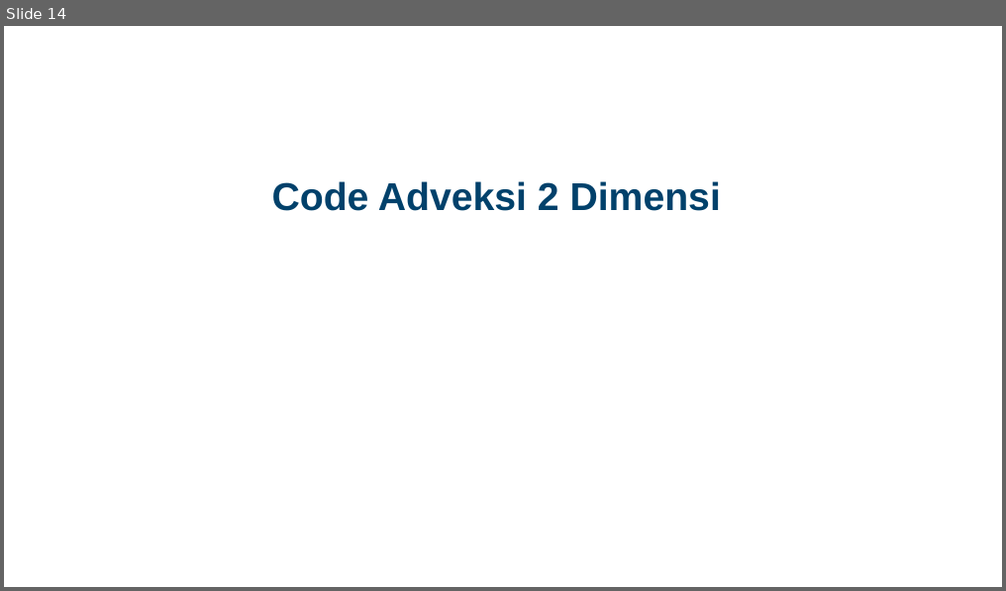
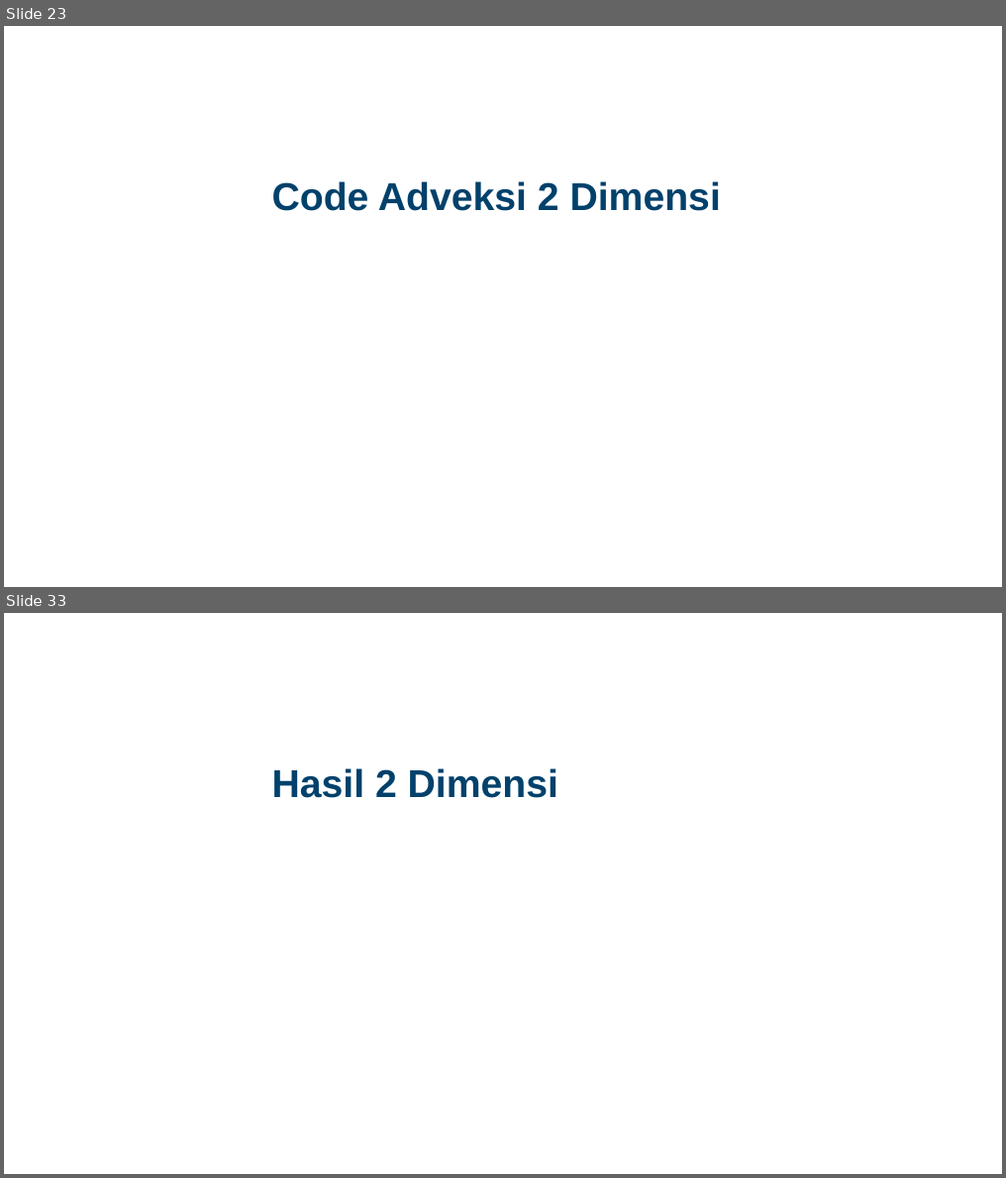
Before and after one commit to Widityas/Kelompok_3_PersamaanAdveksi, a slide deck: Final Project Numerik Kelompok 3.pptx. Shown one above the other, each under a label of ours: slide 14 before the commit, slides 23 and 33 after it; the slides between them are not shown. The pictures are 1006x591 and 1006x1178 pixels, drawn with LibreOffice and Linux fonts; fonts in the diff are those of the drawing; background and template pictures are left out. Boxes give left, top, right and bottom in pixels: in the first picture for what was removed or moved away, otherwise in the second. Text is boxed around its words. In the diff, an @@ line names an element or a change of style, - is before the commit and + after.

```diff
--- a/Final Project Numerik Kelompok 3.pptx
+++ b/Final Project Numerik Kelompok 3.pptx
@@ slide 33 added at bbox=[4, 613, 1002, 1174], background picture (left out) @@
@@ title added at bbox=[272, 768, 558, 798], 28 pt, text #01416B, bold @@
+Hasil 2 Dimensi
@@ what was slide 14 is now slide 23 @@
```
Also in this commit, not shown: 5 slides changed, 32 other slides added, 4 slides removed, 8 other files.
